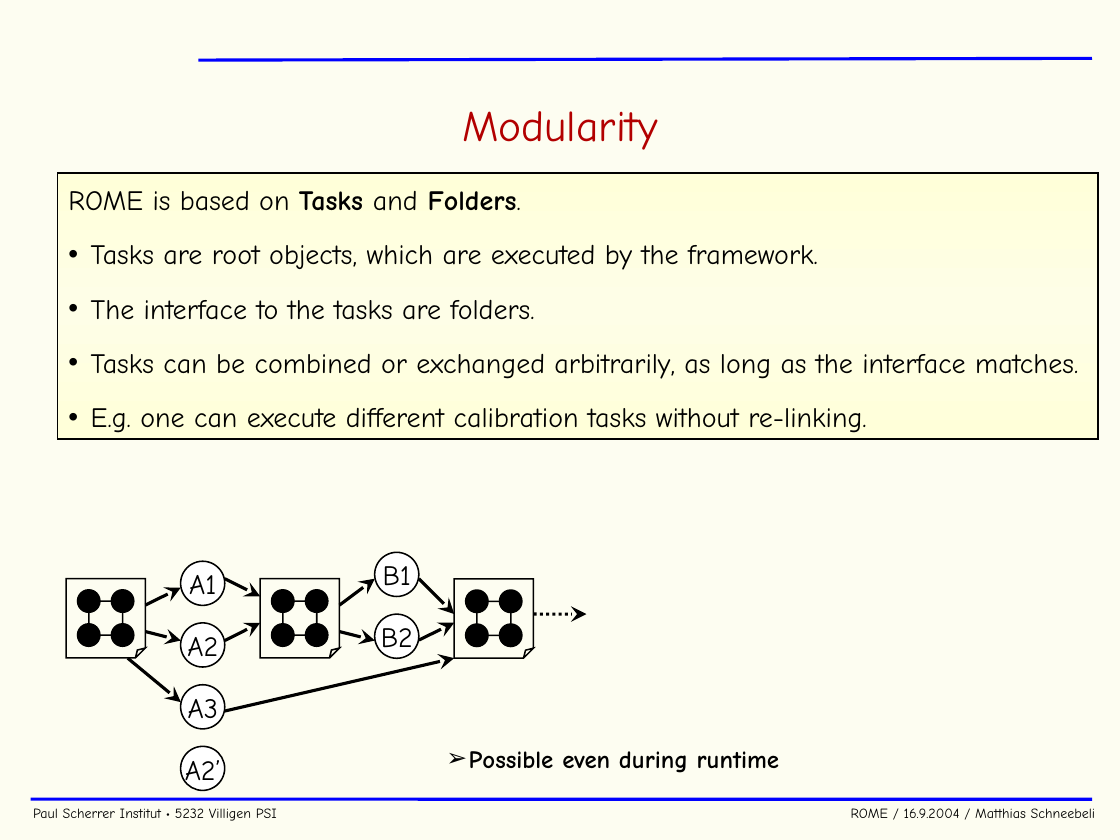
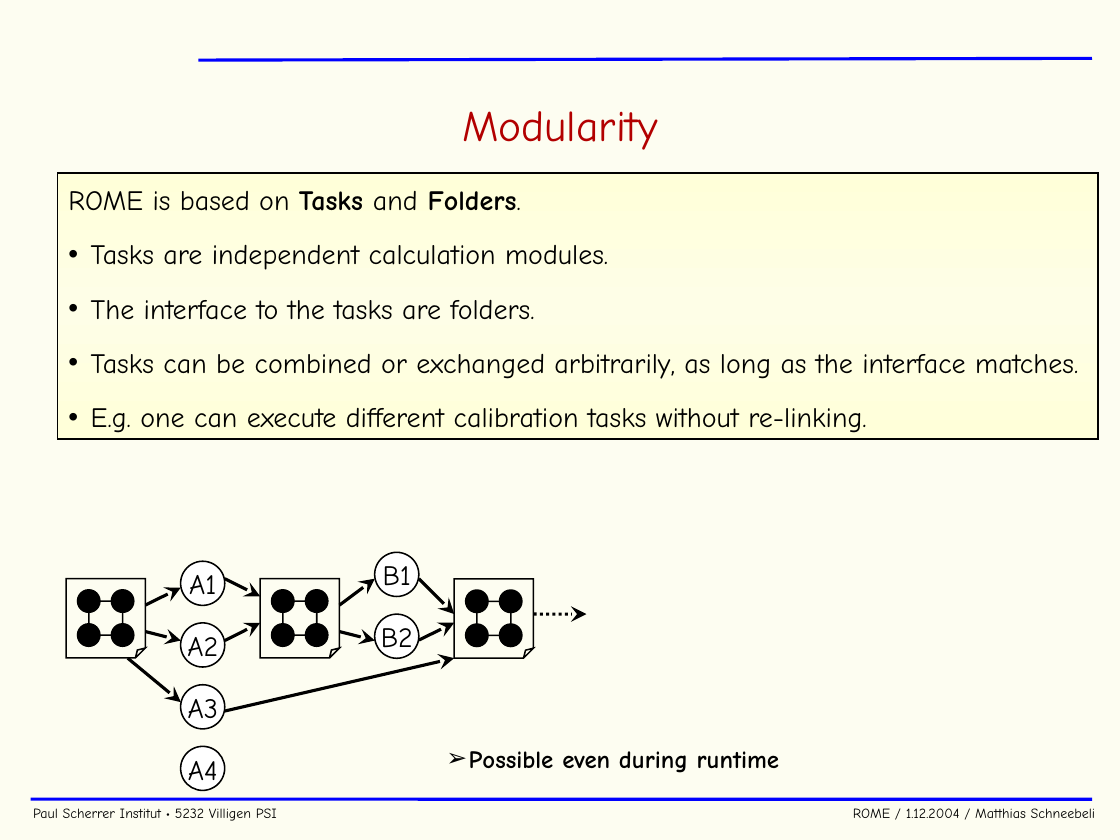
Before and after one commit to cjpl/rome, a slide deck: slide 7 of documentation/ROME.ppt. Drawn at 1120x840 pixels with LibreOffice and Linux fonts; fonts in the diff are those of the drawing; background and template pictures are left out. Boxes give left, top, right and bottom in pixels: in the first picture for what was removed or moved away, otherwise in the second. Text is boxed around its words. In the diff, an @@ line names an element or a change of style, - is before the commit and + after.

```diff
--- a/documentation/ROME.ppt
+++ b/documentation/ROME.ppt
@@ text in rectangle at (91,245,608,270): text changed @@
-• Tasks are root objects, which are executed by the framework.
+• Tasks are independent calculation modules.
@@ text at (188,761,218,789): text changed @@
-A2’
+A4
@@ text at (33,808,1096,821): text changed @@
-Paul Scherrer Institut • 5232 Villigen PSI ROME / 16.9.2004 / Matthias Schneebeli
+Paul Scherrer Institut • 5232 Villigen PSI ROME / 1.12.2004 / Matthias Schneebeli
```
Also in this commit, not shown: 40 other slides changed, 1 slide added, 1 slide removed.
